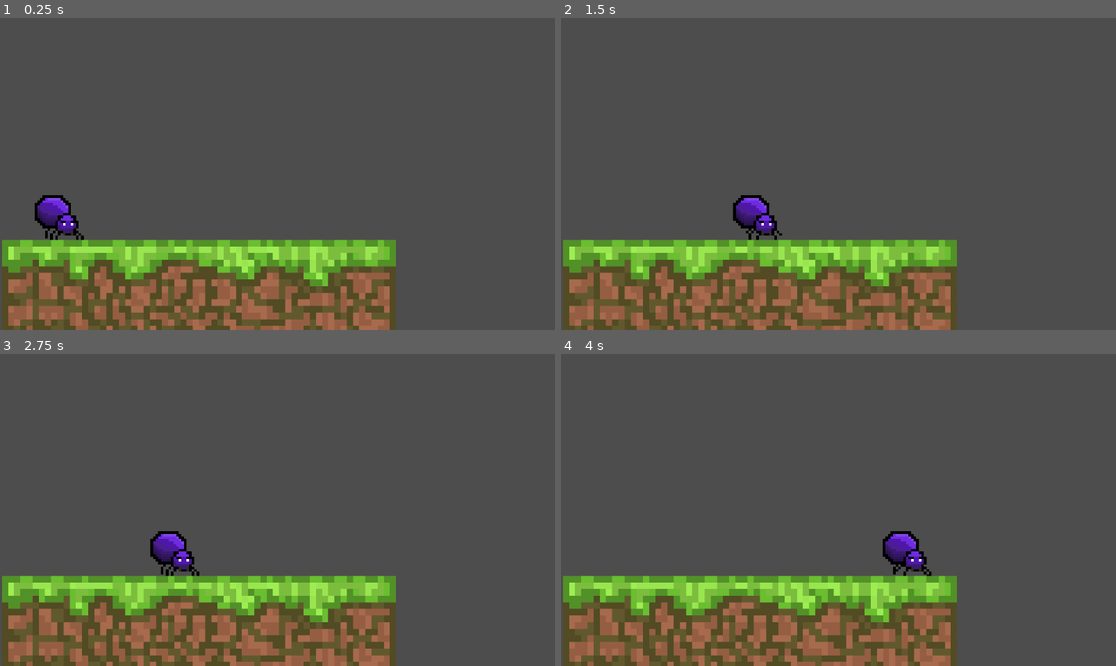
Above: before the commit, frames 1-4 (two rows, left to right).
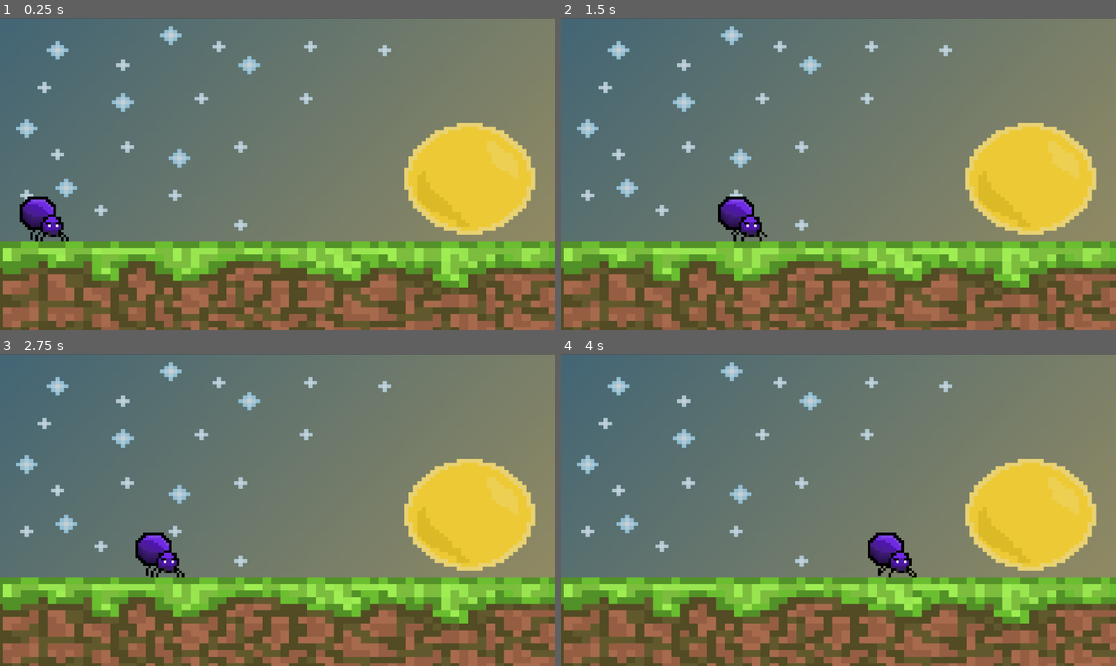
Above: after the commit, the same moments.

Repository: StudioXPEtudiant/25-26.FR.J.S3_Web
Game: Godot game, scene res://Scenes/Levels/main.tscn
The game is run twice, just before and just after one commit, with the same random seed, the same clock (stepped at 60 frames per second) and the same inputs.
Inputs (mouse positions are in pixels of both pictures, inside the frame that each line leads up to):
- Up to frame 1 (0.25 s): no input
- Up to frame 2 (1.5 s): tap Enter (ui_accept) at 0.5, 0.77 s; move the mouse to (960, 158) at 0.52 s; hold D (ui_right) from 0.53 s (still down); tap W (shoot_web, bound only after the commit) at 0.6, 1.35 s; move the mouse to (727, 189) at 1.27 s
- Up to frame 3 (2.75 s): tap Enter (ui_accept) at 1.52 s; move the mouse to (333, 441) at 2.02 s; release D (ui_right) at 2.03 s; hold Q (ui_left) from 2.03 s (still down); tap W (shoot_web, bound only after the commit) at 2.1 s
- Up to frame 4 (4 s): move the mouse to (810, 572) at 2.77 s; release Q (ui_left) at 2.78 s; hold D (ui_right) from 2.78 s (still down); tap W (shoot_web, bound only after the commit) at 2.85, 3.6 s; tap Enter (ui_accept) at 3.02, 3.77 s; move the mouse to (1005, 556) at 3.52 s

The runs differ from the first frame. In frame 1, 90% of the frame differs, in the area x 0-100%, y 0-100%; in frame 2, 90%; in frame 3, 90%; in frame 4, 90%.
Error after the commit: Invalid assignment of property or key 'direction' with value of type 'Vector2' on a base object of type 'Node2D'. (res://Scenes/Assets)

Commit message:
changer des trucs qui servent pas agrand chose pour l'instant MAIS NE PAS Y TOUCHER ET NE PAS APUYER SUR Z

Diff:
--- a/spiders-mc-donald/Scenes/Assets Scenes/spider.gd
+++ b/spiders-mc-donald/Scenes/Assets Scenes/spider.gd
@@ -24,3 +24,24 @@
 		velocity.x = move_toward(velocity.x, 0, SPEED)
 
 	move_and_slide()
+
+	if Input.is_action_just_pressed("shoot_web"):
+		shoot_web()
+
+func shoot_web():
+	var web = preload("res://web.tscn").instantiate()
+	web.global_position = global_position
+	web.direction = (get_global_mouse_position() - global_position).normalized()
+	get_parent().add_child(web)
+
+var web = null
+var attached = false
+var target_position =Vector2.ZERO
+
+func _on_body_entered(body):
+	if body.is_in_group("grapplable"):
+		attached = true
+		target_position = global_position
+	if web.attached:
+		var direction = (web.target_position - global_position)
+		velocity = direction * 300
--- a/spiders-mc-donald/Scenes/Levels/main.tscn
+++ b/spiders-mc-donald/Scenes/Levels/main.tscn
@@ -1,7 +1,8 @@
 [gd_scene format=3 uid="uid://bxaay6u72x1v3"]
 
-[ext_resource type="Texture2D" uid="uid://blm5rr5wqgdm4" path="res://Assets/Ground1Web.png" id="2_u872a"]
+[ext_resource type="Texture2D" uid="uid://64rmerxhnrb" path="res://Assets/Ground1Web.png" id="2_u872a"]
 [ext_resource type="PackedScene" uid="uid://uhlaslslkik8" path="res://Scenes/Assets Scenes/spider.tscn" id="2_yjsus"]
+[ext_resource type="Texture2D" uid="uid://cia1pnu8ymqfh" path="res://Assets/Background1WEB.png" id="3_u872a"]
 
 [sub_resource type="RectangleShape2D" id="RectangleShape2D_yjsus"]
 size = Vector2(63.98695, 30.169033)
@@ -10,11 +11,11 @@
 position = Vector2(-5, 4)
 
 [node name="Spider" parent="." unique_id=1714798362 instance=ExtResource("2_yjsus")]
-position = Vector2(137, 398)
+position = Vector2(106, 417)
 
 [node name="StaticBody2D" type="StaticBody2D" parent="." unique_id=972247766]
-position = Vector2(412, 464)
-scale = Vector2(12.783857, 13.72268)
+position = Vector2(577.99994, 467.00003)
+scale = Vector2(18.583858, 13.72268)
 metadata/_edit_group_ = true
 
 [node name="Sprite2D" type="Sprite2D" parent="StaticBody2D" unique_id=762246064]
@@ -27,3 +28,9 @@
 scale = Vector2(0.99999976, 0.9999998)
 shape = SubResource("RectangleShape2D_yjsus")
 metadata/_edit_group_ = true
+
+[node name="Background1web" type="Sprite2D" parent="." unique_id=512698054]
+z_index = -1
+position = Vector2(581.50006, 244.75002)
+scale = Vector2(9.054688, 7.7265625)
+texture = ExtResource("3_u872a")
--- a/spiders-mc-donald/project.godot
+++ b/spiders-mc-donald/project.godot
@@ -60,6 +60,11 @@
 "events": [Object(InputEventKey,"resource_local_to_scene":false,"resource_name":"","device":-1,"window_id":0,"alt_press …(191 unchanged characters)…
 ]
 }
+shoot_web={
+"deadzone": 0.2,
+"events": [Object(InputEventKey,"resource_local_to_scene":false,"resource_name":"","device":-1,"window_id":0,"alt_pressed":false,"shift_pressed":false,"ctrl_pressed":false,"meta_pressed":false,"pressed":false,"keycode":0,"physical_keycode":87,"key_label":0,"unicode":122,"location":0,"echo":false,"script":null)
+]
+}
 
 [physics]
 
--- /dev/null
+++ b/spiders-mc-donald/web.tscn
@@ -0,0 +1,3 @@
+[gd_scene format=3 uid="uid://bbnq738ainfih"]
+
+[node name="Node2D" type="Node2D" unique_id=102891502]
Not shown, added: spiders-mc-donald/Assets/Background1WEB.png.import
Not shown, added: spiders-mc-donald/Assets/Ground1Web.png.import
